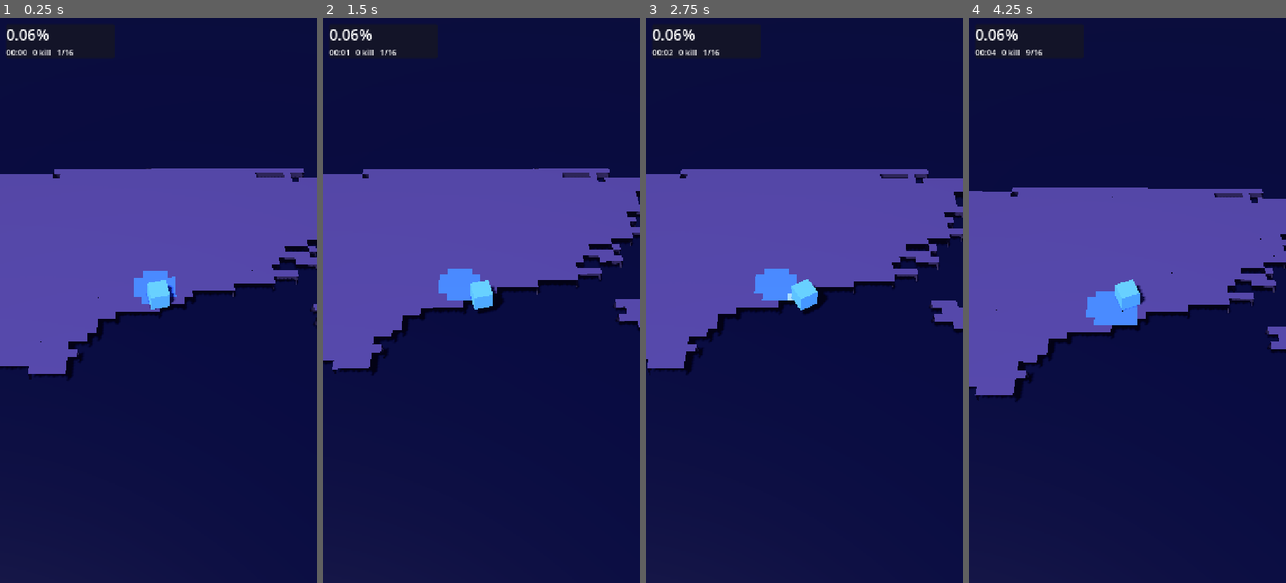
Above: before the commit, frames 1-4 (left to right).
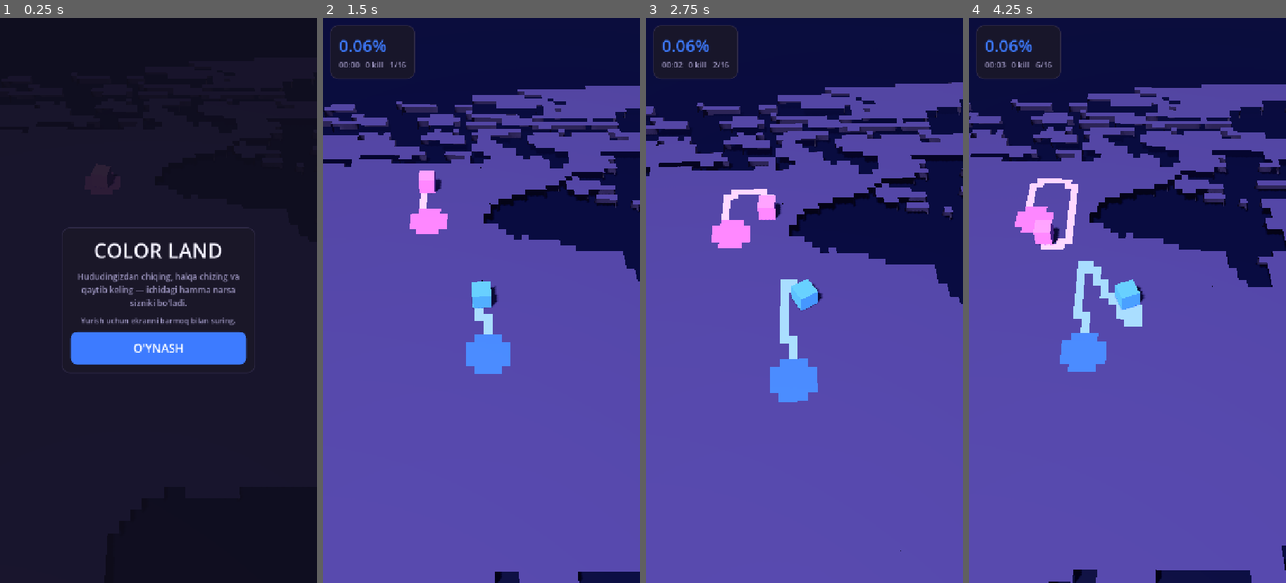
Above: after the commit, the same moments.

Repository: shogoyos-dotcom/birga
Game: Godot game, scene res://scenes/main.tscn
Two runs of this game, one before a commit and one after it. Both use one fixed random seed, a clock stepped at 60 frames per second and the inputs below.
Inputs (mouse positions are in pixels of both pictures, inside the frame that each line leads up to):
- Up to frame 1 (0.25 s): no input
- Up to frame 2 (1.5 s): click (481, 345) at 0.5 s, where only the run after the commit has a clickable "O'YNASH"; move the mouse to (551, 272) at 1.27 s; click (551, 272) at 1.42 s
- Up to frame 3 (2.75 s): drag from (741, 328) to (788, 413) at 2.02 s
- Up to frame 4 (4.25 s): move the mouse to (1159, 176) at 2.77 s; click (1159, 176) at 2.92 s; drag from (1111, 413) to (1032, 215) at 3.52 s

The runs differ from the first frame. In frame 1, 57% of the frame differs, in the area x 0-100%, y 0-100%; in frame 2, 64%; in frame 3, 66%, in the area x 0-100%, y 1-100%; in frame 4, 65%.

Commit message:
O'yin ishga tushmayotgani tuzatildi; to'liq o'yin tsikli qo'shildi
Birinchi APK umuman ochilmagan edi. Sabab uchta eksport tuzog'i bo'lib,
ularning hammasi faqat eksport qilingan qurilmada chiqadi — muharrirdan
ishga tushirilganda o'yin bemalol ishlaydi:

1. `world_land.bin` eksportga umuman kirmagan: `all_resources` filtri
   faqat Godot taniydigan resurslarni oladi. `include_filter` qo'shildi.
2. Fayl yo'qligi `assert` bilan tekshirilgan edi, lekin release
   qurilishida `assert` o'chiriladi — keyingi qator `null` ga murojaat
   qilib segfault bergan. Endi `push_error` va zaxira yo'l bor: xarita
   o'qilmasa o'yin to'rtburchak maydonda davom etadi.
3. `tests/` eksportga kirmaydi, lekin `class_name` tufayli global
   sinflar ro'yxatida qolgan edi — o'yin ishga tushganda yo'q skriptni
   qidirgan. Test fayllari endi global sinf emas.

Xatolik qanday topilgani muhim: Android'ga bormasdan, xuddi shu
sozlamalar bilan Linux varianti eksport qilinib ishga tushirildi va
segfault o'sha yerda takrorlandi. Bu tekshiruv README ga yozib qo'yildi
va bundan keyin har o'zgarishdan keyin bajariladi.

Qo'shimcha:
- To'liq o'yin tsikli: boshlash ekrani -> o'yin -> natija oynasi ->
  qayta o'ynash. Avval o'yinchi o'lganda hech narsa bo'lmasdi.
- Interfeys kod bilan quriladi (CanvasLayer): boshlash, HUD, natija.
- Hajmdan ishonchlilik ustun qo'yildi: asosiy presetda kutubxona
  siqilmaydi (73 MB). Yonida siqilgan preset ham bor (25 MB).

Co-Authored-By: Claude Opus 5 <noreply@anthropic.com>
Claude-Session: https://claude.ai/code/session_01VVczhdg6N5Lxf1gePGp9Q2

Diff:
--- a/color_land_3d/project.godot
+++ b/color_land_3d/project.godot
@@ -26,6 +26,9 @@
 renderer/rendering_method="mobile"
 ; Android eksporti ETC2/ASTC siqishni talab qiladi.
 textures/vram_compression/import_etc2_astc=true
+; Vulkan drayveri bo'lmagan yoki nosoz qurilmada o'yin qora ekran
+; bermasin — OpenGL ga tushadi.
+rendering_device/fallback_to_opengl3=true
 renderer/rendering_method.mobile="mobile"
 textures/default_filters/anisotropic_filtering_level=0
 anti_aliasing/quality/msaa_3d=1
--- a/color_land_3d/scenes/hud.tscn
+++ /dev/null
@@ -1,29 +0,0 @@
-[gd_scene load_steps=2 format=3]
-
-[ext_resource type="Script" path="res://scripts/render/hud.gd" id="1"]
-
-[node name="Hud" type="Control"]
-layout_mode = 3
-anchors_preset = 15
-anchor_right = 1.0
-anchor_bottom = 1.0
-mouse_filter = 2
-script = ExtResource("1")
-
-[node name="Panel" type="PanelContainer" parent="."]
-offset_left = 14.0
-offset_top = 14.0
-offset_right = 260.0
-
-[node name="Box" type="VBoxContainer" parent="Panel"]
-layout_mode = 2
-
-[node name="Percent" type="Label" parent="Panel/Box"]
-layout_mode = 2
-theme_override_font_sizes/font_size = 34
-text = "0.00%"
-
-[node name="Info" type="Label" parent="Panel/Box"]
-layout_mode = 2
-theme_override_font_sizes/font_size = 18
-text = "00:00"
--- a/color_land_3d/scenes/main.tscn
+++ b/color_land_3d/scenes/main.tscn
@@ -1,7 +1,7 @@
 [gd_scene load_steps=5 format=3]
 
 [ext_resource type="Script" path="res://scripts/render/game_view.gd" id="1"]
-[ext_resource type="PackedScene" path="res://scenes/hud.tscn" id="3"]
+[ext_resource type="Script" path="res://scripts/render/game_ui.gd" id="3"]
 
 [sub_resource type="Environment" id="Env"]
 background_mode = 1
@@ -39,4 +39,5 @@
 fov = 58.0
 far = 400.0
 
-[node name="Hud" parent="." instance=ExtResource("3")]
+[node name="Ui" type="CanvasLayer" parent="."]
+script = ExtResource("3")
--- a/color_land_3d/scripts/logic/game_world.gd
+++ b/color_land_3d/scripts/logic/game_world.gd
@@ -24,9 +24,13 @@
 	var land := PackedByteArray()
 	if config.world_map:
 		var map := WorldMap.load_default()
-		assert(map.width == config.grid_width and map.height == config.grid_height,
-			"Dunyo xaritasi panjara o'lchamiga mos kelmadi")
-		land = map.land
+		if map.ok and map.width == config.grid_width \
+				and map.height == config.grid_height:
+			land = map.land
+		else:
+			# Xarita o'qilmasa o'yin yiqilmasin: butun to'rtburchak
+			# maydon o'ynaladi.
+			push_error("Dunyo xaritasi yuklanmadi — to'rtburchak maydon")
 	grid = GameGrid.new(config.grid_width, config.grid_height, land)
 	_capturer = TerritoryCapturer.new(grid)
 	_rng = RandomNumberGenerator.new()
--- a/color_land_3d/scripts/logic/world_map.gd
+++ b/color_land_3d/scripts/logic/world_map.gd
@@ -24,15 +24,32 @@
 	map._read_capitals()
 	return map
 
+## Niqob o'qildimi. `assert` ishlatilmaydi: u release qurilmasida
+## o'chiriladi va keyin `null` ga murojaat qilib o'yin yiqilardi.
+var ok: bool = false
+
 func _read_land() -> void:
 	var file := FileAccess.open(LAND_PATH, FileAccess.READ)
-	assert(file != null, "Quruqlik niqobi topilmadi: " + LAND_PATH)
+	if file == null:
+		push_error("Quruqlik niqobi topilmadi: %s" % LAND_PATH)
+		return
+	if file.get_length() < 8:
+		push_error("Quruqlik niqobi juda kichik: %s" % LAND_PATH)
+		file.close()
+		return
 	var magic := file.get_buffer(4).get_string_from_ascii()
-	assert(magic == "CLND", "Niqob fayli buzilgan")
+	if magic != "CLND":
+		push_error("Quruqlik niqobi buzilgan (sarlavha: %s)" % magic)
+		file.close()
+		return
 	width = file.get_16()
 	height = file.get_16()
 	var packed := file.get_buffer(file.get_length() - 8)
 	file.close()
+	if width <= 0 or height <= 0 or packed.size() * 8 < width * height:
+		push_error("Quruqlik niqobi to'liq emas")
+		return
+	ok = true
 
 	land = PackedByteArray()
 	land.resize(width * height)
--- /dev/null
+++ b/color_land_3d/scripts/render/game_ui.gd
@@ -0,0 +1,190 @@
+extends CanvasLayer
+
+## O'yin interfeysi: boshlash ekrani, HUD va natija oynasi.
+##
+## Hamma element kod bilan quriladi — sahna fayli bo'lmagani uchun
+## uslub bir joyda turadi va tasodifan buzilmaydi.
+
+signal play_pressed
+
+const BG := Color("100e1b")
+const PANEL := Color("1a1728")
+const STROKE := Color("2e2946")
+const TEXT := Color("f4f2ff")
+const TEXT_DIM := Color("9a93bd")
+const BLUE := Color("3d7bff")
+const CORAL := Color("ff6b5b")
+
+var _start_root: Control
+var _hud_root: Control
+var _result_root: Control
+var _percent: Label
+var _info: Label
+var _result_title: Label
+var _result_reason: Label
+var _result_stats: Label
+
+func _ready() -> void:
+	layer = 10
+	_build_start()
+	_build_hud()
+	_build_result()
+	show_start()
+
+# ——— Qurish ———
+
+func _panel(color: Color = PANEL) -> PanelContainer:
+	var style := StyleBoxFlat.new()
+	style.bg_color = color
+	style.border_color = STROKE
+	style.set_border_width_all(2)
+	style.set_corner_radius_all(18)
+	style.set_content_margin_all(20)
+	var panel := PanelContainer.new()
+	panel.add_theme_stylebox_override("panel", style)
+	return panel
+
+## `wrap` faqat uzun matnlar uchun: HUD yorlig'ida u yoqilsa, panel
+## tor bo'lgani uchun har bir harf yangi qatorga tushib ketadi.
+func _label(text: String, size: int, color: Color = TEXT,
+		spacing: int = 0, wrap: bool = false) -> Label:
+	var label := Label.new()
+	label.text = text
+	label.add_theme_font_size_override("font_size", size)
+	label.add_theme_color_override("font_color", color)
+	if spacing > 0:
+		label.add_theme_constant_override("line_spacing", spacing)
+	label.horizontal_alignment = HORIZONTAL_ALIGNMENT_CENTER
+	if wrap:
+		label.autowrap_mode = TextServer.AUTOWRAP_WORD_SMART
+	return label
+
+func _button(text: String, color: Color) -> Button:
+	var button := Button.new()
+	button.text = text
+	button.custom_minimum_size = Vector2(0, 74)
+	button.add_theme_font_size_override("font_size", 26)
+	button.add_theme_color_override("font_color", Color.WHITE)
+	button.add_theme_color_override("font_hover_color", Color.WHITE)
+	button.add_theme_color_override("font_pressed_color", Color.WHITE)
+	for state: String in ["normal", "hover", "pressed", "focus"]:
+		var style := StyleBoxFlat.new()
+		style.bg_color = color
+		if state == "pressed":
+			style.bg_color = color.darkened(0.2)
+		elif state == "hover":
+			style.bg_color = color.lightened(0.1)
+		style.set_corner_radius_all(16)
+		style.set_content_margin_all(12)
+		button.add_theme_stylebox_override(state, style)
+	return button
+
+## Ekranni egallaydigan, markazga tekislangan qatlam.
+func _overlay(dim: bool) -> Control:
+	var root := Control.new()
+	root.set_anchors_preset(Control.PRESET_FULL_RECT)
+	root.mouse_filter = Control.MOUSE_FILTER_STOP if dim \
+		else Control.MOUSE_FILTER_IGNORE
+	if dim:
+		var shade := ColorRect.new()
+		shade.color = Color(BG.r, BG.g, BG.b, 0.88)
+		shade.set_anchors_preset(Control.PRESET_FULL_RECT)
+		shade.mouse_filter = Control.MOUSE_FILTER_IGNORE
+		root.add_child(shade)
+	add_child(root)
+	return root
+
+func _centered_box(root: Control) -> VBoxContainer:
+	var margin := MarginContainer.new()
+	margin.set_anchors_preset(Control.PRESET_FULL_RECT)
+	margin.add_theme_constant_override("margin_left", 28)
+	margin.add_theme_constant_override("margin_right", 28)
+	margin.mouse_filter = Control.MOUSE_FILTER_IGNORE
+	root.add_child(margin)
+
+	var center := CenterContainer.new()
+	center.mouse_filter = Control.MOUSE_FILTER_IGNORE
+	margin.add_child(center)
+
+	var panel := _panel()
+	panel.custom_minimum_size = Vector2(440, 0)
+	center.add_child(panel)
+
+	var box := VBoxContainer.new()
+	box.add_theme_constant_override("separation", 14)
+	panel.add_child(box)
+	return box
+
+func _build_start() -> void:
+	_start_root = _overlay(true)
+	var box := _centered_box(_start_root)
+	box.add_child(_label("COLOR LAND", 46))
+	box.add_child(_label(
+		"Hududingizdan chiqing, halqa chizing va qaytib keling — "
+		+ "ichidagi hamma narsa sizniki bo'ladi.", 19, TEXT_DIM, 0, true))
+	box.add_child(_label(
+		"Yurish uchun ekranni barmoq bilan suring.", 17, TEXT_DIM, 0, true))
+	var play := _button("O'YNASH", BLUE)
+	play.pressed.connect(func() -> void: play_pressed.emit())
+	box.add_child(play)
+
+func _build_hud() -> void:
+	_hud_root = _overlay(false)
+	var panel := _panel(Color(PANEL.r, PANEL.g, PANEL.b, 0.9))
+	panel.position = Vector2(16, 16)
+	panel.mouse_filter = Control.MOUSE_FILTER_IGNORE
+	panel.size_flags_horizontal = Control.SIZE_SHRINK_BEGIN
+	_hud_root.add_child(panel)
+
+	var box := VBoxContainer.new()
+	box.add_theme_constant_override("separation", 4)
+	panel.add_child(box)
+
+	_percent = _label("0.00%", 38, BLUE)
+	_percent.horizontal_alignment = HORIZONTAL_ALIGNMENT_LEFT
+	box.add_child(_percent)
+	_info = _label("00:00", 18, TEXT_DIM)
+	_info.horizontal_alignment = HORIZONTAL_ALIGNMENT_LEFT
+	box.add_child(_info)
+
+func _build_result() -> void:
+	_result_root = _overlay(true)
+	var box := _centered_box(_result_root)
+	_result_title = _label("O'YIN TUGADI", 34)
+	box.add_child(_result_title)
+	_result_reason = _label("", 18, TEXT_DIM, 0, true)
+	box.add_child(_result_reason)
+	_result_stats = _label("", 22, TEXT, 6)
+	box.add_child(_result_stats)
+	var again := _button("QAYTA O'YNASH", CORAL)
+	again.pressed.connect(func() -> void: play_pressed.emit())
+	box.add_child(again)
+
+# ——— Holatlar ———
+
+func show_start() -> void:
+	_start_root.visible = true
+	_hud_root.visible = false
+	_result_root.visible = false
+
+func show_game() -> void:
+	_start_root.visible = false
+	_hud_root.visible = true
+	_result_root.visible = false
+
+func show_result(percent: float, kills: int, elapsed: float,
+		reason: String) -> void:
+	_start_root.visible = false
+	_hud_root.visible = false
+	_result_root.visible = true
+	_result_reason.text = reason
+	_result_stats.text = "Hudud: %.2f%%\nO'ldirishlar: %d\nVaqt: %s" % [
+		percent, kills, _clock(elapsed)]
+
+func set_stats(percent: float, kills: int, elapsed: float,
+		rank: int, alive: int) -> void:
+	_percent.text = "%.2f%%" % percent
+	_info.text = "%s   %d kill   %d/%d" % [_clock(elapsed), kills, rank, alive]
+
+static func _clock(seconds: float) -> String:
+	return "%02d:%02d" % [int(seconds) / 60, int(seconds) % 60]
--- a/color_land_3d/scripts/render/game_view.gd
+++ b/color_land_3d/scripts/render/game_view.gd
@@ -18,7 +18,7 @@
 @onready var ocean: MeshInstance3D = $Ocean
 @onready var camera: Camera3D = $Camera3D
 @onready var players_root: Node3D = $Players
-@onready var hud: Control = $Hud
+@onready var ui: CanvasLayer = $Ui
 @onready var sun: DirectionalLight3D = $Sun
 
 var world: GameWorld
@@ -29,6 +29,8 @@
 var _drag_origin := Vector2.ZERO
 var _dragging := false
 var _hud_timer := 0.0
+## O'yin ketyaptimi. Boshlash va natija oynasida mantiq to'xtaydi.
+var _playing := false
 
 func _ready() -> void:
 	# Quyosh yuqoridan va yon tomondan tushadi: ustki yuzalar yorug',
@@ -42,12 +44,31 @@
 	sun.directional_shadow_max_distance = 90.0
 
 	config.difficulty = Difficulty.new(Difficulty.Level.NORMAL)
-	world = MatchBuilder.create(config, 0, "Siz", 3)
-
+	ui.play_pressed.connect(_start_match)
+	_new_match()
+
+## Yangi o'yin: dunyo, arena va o'yinchilar qaytadan quriladi.
+func _new_match() -> void:
+	world = MatchBuilder.create(config, 0, "Siz")
 	_build_arena()
 	_build_players()
 	_place_camera_instantly()
 	_refresh_hud()
+
+func _start_match() -> void:
+	if _playing:
+		return
+	# Natija oynasidan keyin — butunlay yangi o'yin.
+	if not world.human().alive:
+		_clear_scene()
+		_new_match()
+	_playing = true
+	ui.show_game()
+
+func _clear_scene() -> void:
+	for head in _heads:
+		head.queue_free()
+	_heads.clear()
 
 func _build_arena() -> void:
 	var built := ArenaBuilder.build(world.grid)
@@ -62,6 +83,8 @@
 	var top := StandardMaterial3D.new()
 	top.albedo_color = Color.WHITE
 	top.albedo_texture = paint.texture
+	# NEAREST: chiziqli filtr qo'shni o'yinchilarning ranglarini
+	# aralashtirib, chegarani loyqa qilib yuboradi.
 	top.texture_filter = BaseMaterial3D.TEXTURE_FILTER_NEAREST
 	top.roughness = 0.9
 	arena.set_surface_override_material(0, top)
@@ -101,7 +124,10 @@
 		_heads.append(head)
 
 func _process(delta: float) -> void:
-	world.update(delta)
+	if _playing:
+		world.update(delta)
+		if not world.human().alive:
+			_end_match()
 	paint.sync()
 	_sync_heads()
 	_follow_camera(delta)
@@ -110,6 +136,25 @@
 	if _hud_timer <= 0.0:
 		_hud_timer = 0.12
 		_refresh_hud()
+
+func _end_match() -> void:
+	_playing = false
+	_dragging = false
+	var p := world.human()
+	ui.show_result(
+		world.percent_of(p), p.kills, world.elapsed, _death_reason(p.death_cause))
+
+func _death_reason(cause: PlayerState.DeathCause) -> String:
+	match cause:
+		PlayerState.DeathCause.SELF_CROSS:
+			return "O'z izingizni kesib o'tdingiz"
+		PlayerState.DeathCause.TRAIL_HIT:
+			return "Izingizga tegib ketishdi"
+		PlayerState.DeathCause.TERRITORY_LOST:
+			return "Butun hududingiz egallandi"
+		_:
+			return ""
+
 
 func _sync_heads() -> void:
 	for i in world.players.size():
@@ -140,6 +185,8 @@
 # ——— Boshqaruv: ekranni surish ———
 
 func _unhandled_input(event: InputEvent) -> void:
+	if not _playing:
+		return
 	if event is InputEventScreenTouch:
 		var touch := event as InputEventScreenTouch
 		if touch.pressed:
@@ -171,6 +218,11 @@
 	if delta.length() > DRAG_LEASH:
 		_drag_origin = at - delta.normalized() * DRAG_LEASH
 
+## Skrinshot vositasi uchun: o'yinni boshlab yuboradi.
+func start_for_demo() -> void:
+	if not _playing:
+		_start_match()
+
 ## Tashqaridan (skrinshot vositasidan) boshqarish uchun.
 func steer_human(angle: float) -> void:
 	world.human().steer_to(angle)
@@ -181,10 +233,12 @@
 	var p := world.human()
 	if not p.alive:
 		world.spawn(p)
+		_playing = true
+		ui.show_game()
 
 func _refresh_hud() -> void:
 	var p := world.human()
-	hud.set_stats(
+	ui.set_stats(
 		world.percent_of(p),
 		p.kills,
 		world.elapsed,
--- a/color_land_3d/scripts/render/hud.gd
+++ /dev/null
@@ -1,15 +0,0 @@
-extends Control
-
-## Eng sodda HUD: foiz, vaqt, o'ldirishlar va reytingdagi o'rin.
-## To'liq interfeys (menyu, sozlamalar, profil) keyingi bosqichda.
-
-@onready var _percent: Label = $Panel/Box/Percent
-@onready var _info: Label = $Panel/Box/Info
-
-func set_stats(percent: float, kills: int, elapsed: float,
-		rank: int, alive: int) -> void:
-	_percent.text = "%.2f%%" % percent
-	var minutes := int(elapsed) / 60
-	var seconds := int(elapsed) % 60
-	_info.text = "%02d:%02d   %d kill   %d/%d" % [
-		minutes, seconds, kills, rank, alive]
--- a/color_land_3d/tests/map_helpers.gd
+++ b/color_land_3d/tests/map_helpers.gd
@@ -1,7 +1,8 @@
-class_name MapHelpers
 extends RefCounted
 
 ## Testlar uchun kichik xaritalar.
+##
+## `class_name` ataylab yo'q — sababi `test_runner.gd` da yozilgan.
 ##
 ## Belgilar: `~` — suv, `.` — bo'sh quruqlik, raqam — o'sha ID hududi.
 static func grid_from(pattern: PackedStringArray) -> GameGrid:
--- a/color_land_3d/tests/run_tests.gd
+++ b/color_land_3d/tests/run_tests.gd
@@ -1,4 +1,7 @@
 extends SceneTree
+
+const TestRunner := preload("res://tests/test_runner.gd")
+const MapHelpers := preload("res://tests/map_helpers.gd")
 
 ## Headless test kiruvchi nuqtasi:
 ##   godot --headless --script res://tests/run_tests.gd
--- a/color_land_3d/tests/test_runner.gd
+++ b/color_land_3d/tests/test_runner.gd
@@ -1,7 +1,11 @@
-class_name TestRunner
 extends RefCounted
 
 ## Oddiy headless test yurituvchi.
+##
+## Diqqat: bu yerda `class_name` ishlatilmaydi. Global sinf nomi
+## loyihaning sinflar ro'yxatiga tushadi, test fayllari esa o'yin
+## eksportiga kirmaydi — natijada tayyor o'yin ishga tushganda yo'q
+## skriptni qidirib xato beradi.
 ##
 ## Godot'da o'rnatilgan test tizimi yo'q, lekin mantiq qatlami
 ## dvigatelga bog'liq emas — shuning uchun shunchaki chaqirib,
--- a/color_land_3d/tools/screenshot.gd
+++ b/color_land_3d/tools/screenshot.gd
@@ -42,6 +42,7 @@
 	var view := current_scene
 	if view == null or not view.has_method("steer_human"):
 		return
+	view.start_for_demo()
 	# Keng, silliq halqa: radius = tezlik / burchak tezligi ~= 14 katak.
 	# Keskin burilishda o'yinchi o'z izini kesib o'lib qoladi.
 	view.steer_human(_elapsed * 0.55)
Not shown, changed: color_land_3d/export_presets.cfg
Not shown, added: color_land_3d/scripts/render/game_ui.gd.uid
Not shown, removed: color_land_3d/scripts/render/hud.gd.uid
Not shown, changed: color_land_3d/README.md
